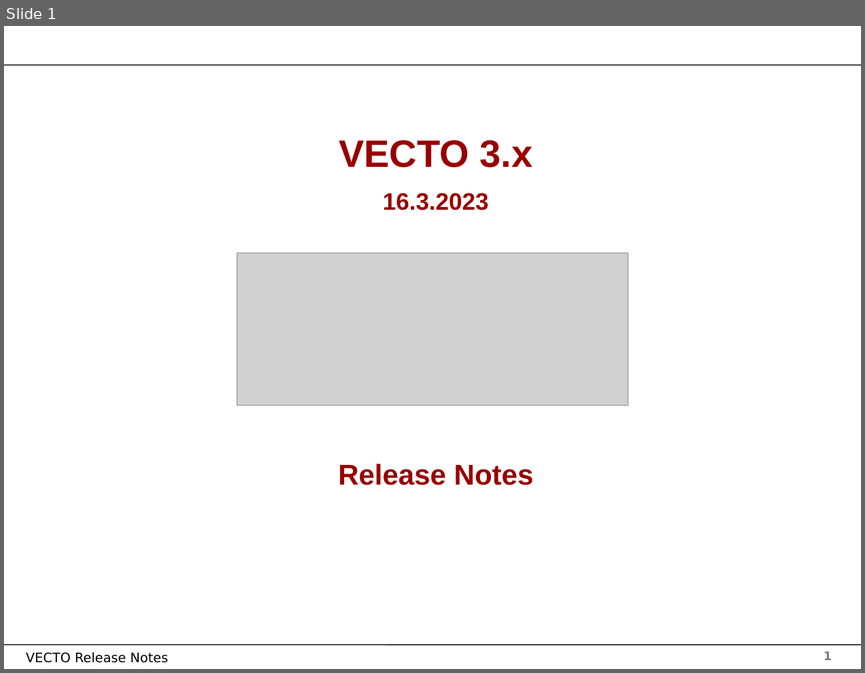
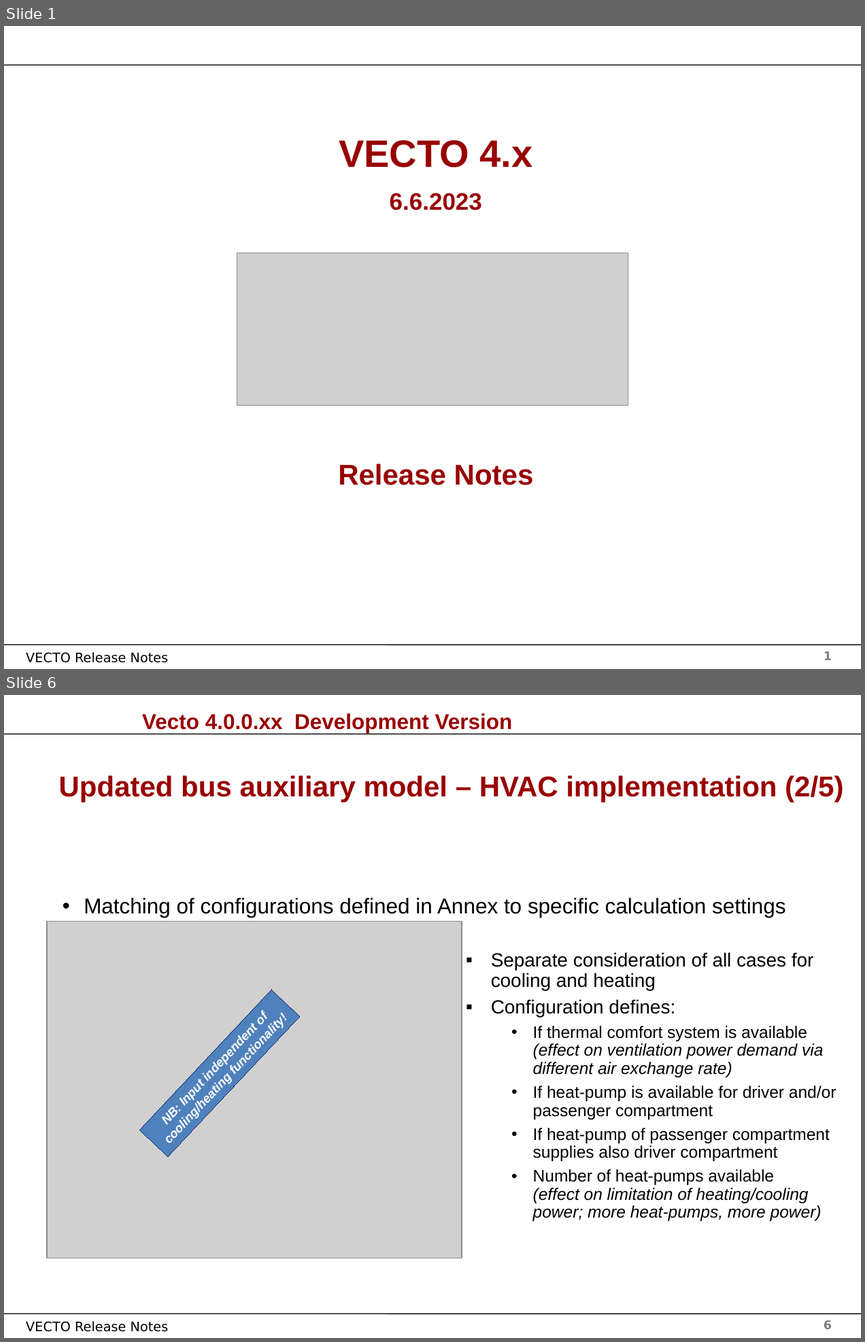
Before and after one commit to tanawadeatharva/BharatVECTO, a slide deck: Documentation/User Manual Source/Release Notes Vecto3.x.pptx. Shown one above the other, each under a label of ours: slide 1 before the commit, slides 1 and 6 after it; the slides between them are not shown. The pictures are 865x673 and 865x1342 pixels, drawn with LibreOffice and Linux fonts; fonts in the diff are those of the drawing; grey boxes stand for pictures; background and template pictures are left out. Boxes give left, top, right and bottom in pixels: in the first picture for what was removed or moved away, otherwise in the second. Text is boxed around its words. In the diff, an @@ line names an element or a change of style, - is before the commit and + after.

```diff
--- a/Documentation/User Manual Source/Release Notes Vecto3.x.pptx
+++ b/Documentation/User Manual Source/Release Notes Vecto3.x.pptx
@@ slide 6 added at (4, 695, 861, 1338), background #FFFFFF; not listed: 4 template elements that a slide beside it also shows @@
@@ text added at (142, 713, 513, 733), 18 pt, text #990000, bold @@
+Vecto 4.0.0.xx Development Version
@@ page number added at (16, 745, 16, 745), 1 pt, text #FFFFFF @@
+6
@@ text added at (59, 775, 843, 802), 24 pt, text #990000, bold @@
+Updated bus auxiliary model – HVAC implementation (2/5)
@@ text added at (84, 898, 836, 1221), 14 pt, text #000000 @@
+• Matching of configurations defined in Annex to specific calculation settings
+  ▪ Separate consideration of all cases for cooling and heating
+  ▪ Configuration defines:
+    • If thermal comfort system is available
+      (effect on ventilation power demand via different air exchange rate)
+    • If heat-pump is available for driver and/or passenger compartment
+    • If heat-pump of passenger compartment supplies also driver compartment
+    • Number of heat-pumps available
+      (effect on limitation of heating/cooling power; more heat-pumps, more power)
@@ picture added at (47, 921, 462, 1258) @@
@@ rectangle added at (139, 989, 300, 1156), fill #4F81BD, outline #002060 0.75 pt, 10.5 pt, text #FFFFFF, bold, italic @@
+NB: Input independent of cooling/heating functionality!
@@ slide 1 changed as well @@
@@ text at (339, 140, 533, 210): text changed; size 20 to 32 pt @@
-VECTO 3.x
-16.3.2023
+VECTO 4.x
+6.6.2023
```
Also in this commit, not shown: 5 other slides changed, 17 other slides added.
